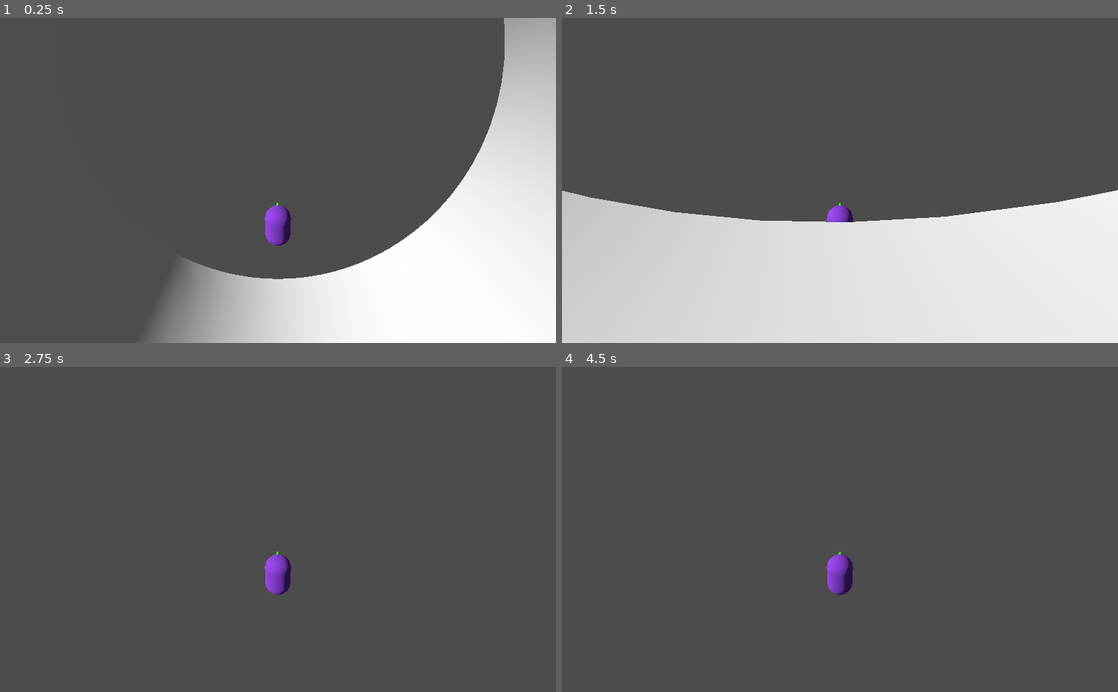
Above: before the commit, frames 1-4 (two rows, left to right).
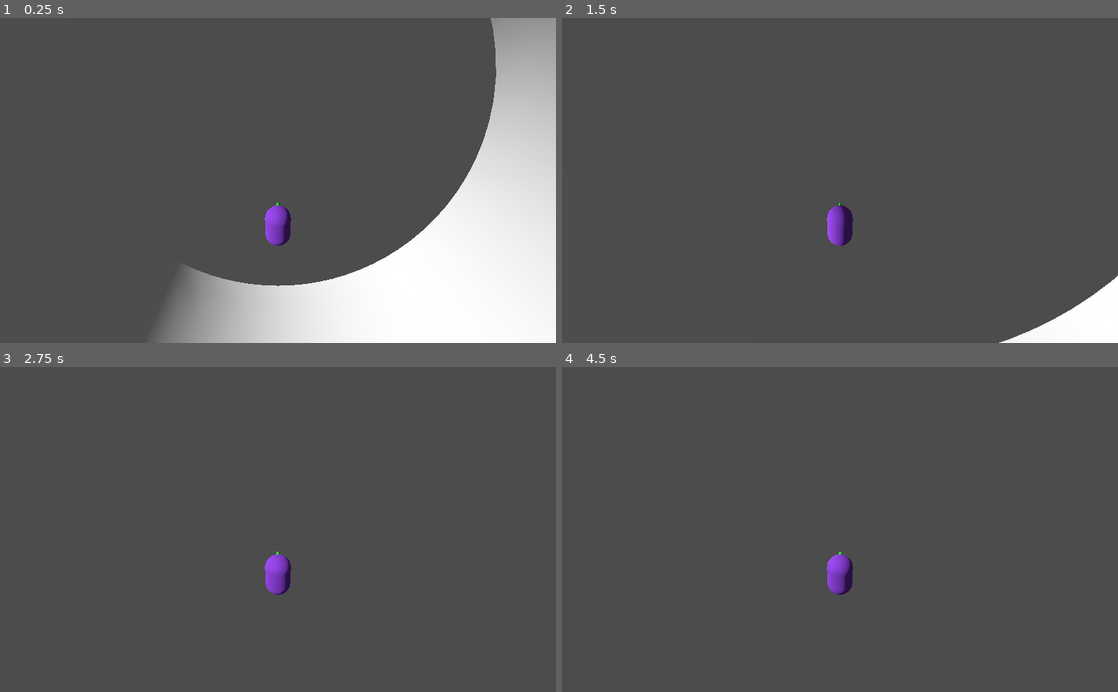
Above: after the commit, the same moments.

Repository: BlenderSleuth/NinePointEight_GodotTest
Game: Godot game, scene res://tests/cyl_grav.tscn
Two runs of this game, one before a commit and one after it. Both use one fixed random seed, a clock stepped at 60 frames per second and the inputs below. Before the commit the project has no main scene; this scene is started directly in both runs.
Inputs (mouse positions are in pixels of both pictures, inside the frame that each line leads up to):
- Up to frame 1 (0.25 s): no input
- Up to frame 2 (1.5 s): move the mouse to (867, 180) at 0.52 s; hold W (forward) from 0.53 s (still down); tap Space (ui_select) at 0.77 s; move the mouse to (812, 180) at 1.27 s
- Up to frame 3 (2.75 s): keep holding W (forward); tap Space (ui_select) at 1.52 s; move the mouse to (289, 523) at 2.02 s
- Up to frame 4 (4.5 s): keep holding W (forward); tap Enter at 2.75, 4.25 s; move the mouse to (834, 536) at 2.77 s; tap Space (ui_select) at 3.02, 3.5, 3.77 s; move the mouse to (878, 532) at 3.52 s; move the mouse to (795, 526) at 4.27 s

The runs differ from the first frame. In frame 1, 1.5% of the frame differs, in the area x 33-91%, y 0-83%; in frame 2, 39%, in the area x 0-100%, y 52-100%; in frame 3, less than 0.1%; in frame 4, less than 0.1%.

Commit message:
Updated to Godot 3.1.1, curve import from blender via mesh encoding

Diff:
--- a/levels/curve_gravity_tests/curve_planet.gd
+++ /dev/null
@@ -1 +0,0 @@
-extends Spatial
--- a/levels/gravity_tests/gravity_tests.tscn
+++ b/levels/gravity_tests/gravity_tests.tscn
@@ -22,6 +22,7 @@
 material/0 = ExtResource( 2 )
 
 [node name="sph01" parent="." index="1"]
+editor/display_folded = true
 transform = Transform( 1, 0, 0, 0, 1, 0, 0, 0, 1, 457.612, 81.6266, 126.277 )
 material/0 = ExtResource( 3 )
 
@@ -53,11 +54,7 @@
 centre_line_direction = Vector3( 1, 0, 0 )
 
 [node name="ground" parent="." index="4"]
-editor/display_folded = true
 material/0 = ExtResource( 2 )
-
-[node name="convcol" parent="ground" index="0"]
-editor/display_folded = true
 
 [node name="path01" parent="." index="5"]
 editor/display_folded = true
--- a/misc/scene_import.gd
+++ b/misc/scene_import.gd
@@ -1,125 +1,148 @@
 tool
 extends EditorScenePostImport
 
-## Debug print of edited node tree
-#func print_all_nodes(node: Node, level: int):
-#    var name := node.name
-#    var s = ""
-##warning-ignore:unused_variable
-#    for a in range(level):
-#        s += "  "
-#    print(s + name)
-#
-#    for child in node.get_children():
-#        print_all_nodes(child, level+1)
-#
-#
-#var scene: Node
-#
-#func setup_grav(node: Node) -> void:
-#    for child in node.get_children():
-#        setup_grav(child as Node)
-#
-#    if node.name.match("*-attract*"):
-#        node.set_script(Attractor)
-#        node.name = node.name.split(" ")[0]
-#
-#    # Create a gravity surface if required
-#    elif node.name.match("*-grav_definition*"):
-#
-#        # Create a gravity surface
-#        if node is MeshInstance:
-#            var grav_surface := SurfaceGravity.new()
-#            grav_surface.name = "grav_definition"
-#            grav_surface.mesh = node.mesh
-#            node.get_parent().add_child(grav_surface)
-#            grav_surface.set_owner(scene)
-#
-#        # Create a mathematically defined gravity field
-#        elif node is Spatial:
-#            if node.name.match("*-cylinder*"):
-#                # Cylindrical field
-#                var grav_cylinder := CylinderGravity.new()
-#                grav_cylinder.name = "grav_definition"
-#                grav_cylinder.transform.origin = (node as Spatial).transform.origin
-#                # Get vector point in orientation of cylinder, local coords
-#                var forward := (node as Spatial).transform.basis.xform(Vector3.FORWARD).normalized()
-#                grav_cylinder.centre_line_direction = forward
-#
-#                # If an inverted cylinder:
-#                if node.name.match("*-cylinder!*"):
-#                    grav_cylinder.inside = false
-#                else:
-#                    grav_cylinder.inside = true
-#
-#                node.get_parent().add_child(grav_cylinder)
-#                grav_cylinder.set_owner(scene)
-#            elif node.name.match("*-radial*"):
-#                # Radial field
-#                var grav_radial := RadialGravity.new()
-#                grav_radial.name = "grav_definition"
-#                grav_radial.transform.origin = (node as Spatial).transform.origin
-#                if node.name.match("*-radial!*"):
-#                    grav_radial.repel = true
-#                else:
-#                    grav_radial.repel = false
-#                node.get_parent().add_child(grav_radial)
-#                grav_radial.set_owner(scene)
-#            else:
-#                # Linear field
-#                var grav_linear := LinearGravity.new()
-#                grav_linear.name = "grav_definition"
-#                # Set direction based on node orientation
-#                grav_linear.direction = node.transform.basis.xform(Vector3.UP).normalized()
-#                node.get_parent().add_child(grav_linear)
-#                grav_linear.set_owner(scene)
-#
-#        # Don't need node now
-#        node.free()
-#
-#    # Option -grav is set, create a gravitational influence area
-#    elif node.name.match("*-grav_area*") and node is Spatial:
-#        # Create area
-#        var area := Area.new()
-#        area.name = "grav_influence"
-#
-#        area.transform = (node as Spatial).transform
-#
-#        if node is MeshInstance and area.scale != Vector3.ONE:
-#            print("WARNING: Area is scaled, please apply scale")
-#
-#        area.scale = Vector3.ONE
-#
-#        node.get_parent().add_child(area)
-#        area.set_owner(scene)
-#
-#        var collision_shape: Shape
-#
-#        if node is MeshInstance:
-#            # Always create convex shape, area doesn't work with concave under bullet physics
-#            collision_shape = (node as MeshInstance).mesh.create_convex_shape()
-#            #collision_shape = (node as MeshInstance).mesh.create_trimesh_shape()
-#        else:
-#            # If spatial, use a sphere area
-#            collision_shape = SphereShape.new()
-#            collision_shape.radius = (node as Spatial).scale.x
-#
-#        # Create collision shape
-#        var col := CollisionShape.new()
-#        col.name = "shape"
-#        col.shape = collision_shape
-#        area.add_child(col)
-#        col.set_owner(scene)
-#
-#        # Don't need mesh node now
-#        node.free()
+# Debug print of edited node tree
+func print_all_nodes(node: Node, level: int):
+    var name := node.name
+    var s = ""
+#warning-ignore:unused_variable
+    for a in range(level):
+        s += "  "
+    print(s + name)
+
+    for child in node.get_children():
+        print_all_nodes(child, level+1)
+
+
+var scene: Node
+
+func setup_grav(node: Node) -> void:
+    for child in node.get_children():
+        setup_grav(child as Node)
+
+    if node.name.match("*-attract*"):
+        node.set_script(Attractor)
+        node.name = node.name.split(" ")[0]
+
+    # Create a gravity definition
+    elif node.name.match("*-grav_definition*"):
+
+        if node is MeshInstance:
+            # Create a gravity surface
+            var grav_surface := SurfaceGravity.new()
+            grav_surface.name = "grav_definition"
+            grav_surface.mesh = node.mesh
+            node.get_parent().add_child(grav_surface)
+            grav_surface.set_owner(scene)
+
+        # Create a mathematically defined gravity field
+        elif node is Spatial:
+            if node.name.match("*-cylinder*"):
+                # Cylindrical field
+                var grav_cylinder := CylinderGravity.new()
+                grav_cylinder.name = "grav_definition"
+                grav_cylinder.transform.origin = (node as Spatial).transform.origin
+                # Get vector point in orientation of cylinder, local coords
+                var forward := (node as Spatial).transform.basis.xform(Vector3.FORWARD).normalized()
+                grav_cylinder.centre_line_direction = forward
+
+                # If an inverted cylinder:
+                if node.name.match("*-cylinder!*"):
+                    grav_cylinder.inside = false
+                else:
+                    grav_cylinder.inside = true
+
+                node.get_parent().add_child(grav_cylinder)
+                grav_cylinder.set_owner(scene)
+            elif node.name.match("*-radial*"):
+                # Radial field
+                var grav_radial := RadialGravity.new()
+                grav_radial.name = "grav_definition"
+                grav_radial.transform.origin = (node as Spatial).transform.origin
+                if node.name.match("*-radial!*"):
+                    grav_radial.repel = true
+                else:
+                    grav_radial.repel = false
+                node.get_parent().add_child(grav_radial)
+                grav_radial.set_owner(scene)
+            elif node.name.match("*-curve*"):
+                # Use a curve definition
+                var grav_curve := CurveGravity.new()
+                grav_curve.name = "grav_definition"
+                var curve := Curve3D.new()
+
+                var mesh_encoding := node.get_children()[0] as MeshInstance
+                var faces := mesh_encoding.mesh.get_faces()
+                for i in range(len(faces)/3):
+                    var l := faces[3*i+0]
+                    var r := faces[3*i+1]
+                    var c := faces[3*i+2]
+                    curve.add_point(c, l-c, r-c)
+
+                grav_curve.curve = curve
+                node.get_parent().add_child(grav_curve)
+                grav_curve.set_owner(scene)
+
+                var debug_path = Path.new()
+                debug_path.curve = curve
+                scene.add_child(debug_path)
+                debug_path.set_owner(scene)
+            else:
+                # Linear field
+                var grav_linear := LinearGravity.new()
+                grav_linear.name = "grav_definition"
+                # Set direction based on node orientation
+                grav_linear.direction = node.transform.basis.xform(Vector3.UP).normalized()
+                node.get_parent().add_child(grav_linear)
+                grav_linear.set_owner(scene)
+
+        # Don't need node now
+        node.free()
+
+    # Option -grav is set, create a gravitational influence area
+    elif node.name.match("*-grav_area*") and node is Spatial:
+        # Create area
+        var area := Area.new()
+        area.name = "grav_influence"
+
+        area.transform = (node as Spatial).transform
+
+        if node is MeshInstance and area.scale != Vector3.ONE:
+            print("WARNING: Area is scaled, please apply scale")
+
+        area.scale = Vector3.ONE
+
+        node.get_parent().add_child(area)
+        area.set_owner(scene)
+
+        var collision_shape: Shape
+
+        if node is MeshInstance:
+            # Always create convex shape, area doesn't work with concave under bullet physics
+            collision_shape = (node as MeshInstance).mesh.create_convex_shape()
+            #collision_shape = (node as MeshInstance).mesh.create_trimesh_shape()
+        else:
+            # If spatial, use a sphere area
+            collision_shape = SphereShape.new()
+            collision_shape.radius = (node as Spatial).scale.x
+
+        # Create collision shape
+        var col := CollisionShape.new()
+        col.name = "shape"
+        col.shape = collision_shape
+        area.add_child(col)
+        col.set_owner(scene)
+
+        # Don't need mesh node now
+        node.free()
 
 
 func post_import(scene: Object) -> Object:
-    # self.scene = scene
+    self.scene = scene
 
-    # setup_grav(scene as Node)
+    setup_grav(scene as Node)
+    print("hi")
 
-    # print_all_nodes(scene, 0)
+    #print_all_nodes(scene, 0)
 
     return scene
--- a/objects/gravity/attractor.gd
+++ b/objects/gravity/attractor.gd
@@ -27,19 +27,17 @@
 ## Area signals
 
 func area_entered(area: Area) -> void:
-    pass
     # If it's the player, set the attractor
-    #if area == PlayerData.get_player_grav_centre():
-    #    PlayerData.get_player().attractor = self
+    if area == PlayerData.get_player_grav_centre():
+        PlayerData.get_player().attractor = self
 
 
 func area_exited(area: Area) -> void:
-    pass
     # If it's the player, revert to defined attractor or default
-    #if area == PlayerData.get_player_grav_centre():
-     #   var player = PlayerData.get_player()
-      #  if player.attractor == self:
-       #     player.attractor = revert_attractor_node # null (default) or defined attractor
+    if area == PlayerData.get_player_grav_centre():
+        var player = PlayerData.get_player()
+        if player.attractor == self:
+            player.attractor = revert_attractor_node # null (default) or defined attractor
 
 
 
--- /dev/null
+++ b/objects/gravity/definitions/curve_gravity.gd
@@ -0,0 +1,8 @@
+extends GravityDefinition
+
+class_name CurveGravity
+
+export (Curve3D) var curve: Curve3D
+
+func get_gravity_direction(player_transform: Transform) -> Vector3:
+    return Vector3.ZERO
--- a/objects/player/player.tscn
+++ b/objects/player/player.tscn
@@ -27,7 +27,7 @@
 "player",
 ]]
 transform = Transform( 1, 0, 0, 0, 1, 0, 0, 0, 1, 0, 3.5, 0 )
-collision/safe_margin = 0.01
+collision/safe_margin = 0.1
 script = ExtResource( 1 )
 
 [node name="shape" type="CollisionShape" parent="."]
--- a/objects/singletons/main.gd
+++ b/objects/singletons/main.gd
@@ -1,6 +1,7 @@
 extends Node
 
 func _ready() -> void:
-    var screen_size = OS.get_screen_size(OS.current_screen)
-    var window_size = OS.window_size
-    OS.window_position = screen_size*0.5 - window_size*0.5 - Vector2(OS.get_screen_size(0).x, 0)
+    #var screen_size = OS.get_screen_size(OS.current_screen)
+    #var window_size = OS.window_size
+    #OS.window_position = screen_size*0.5 - window_size*0.5 - Vector2(OS.get_screen_size(0).x, 0)
+    pass
--- a/project.godot
+++ b/project.godot
@@ -13,6 +13,11 @@
 "class": "Attractor",
 "language": "GDScript",
 "path": "res://objects/gravity/attractor.gd"
+}, {
+"base": "GravityDefinition",
+"class": "CurveGravity",
+"language": "GDScript",
+"path": "res://objects/gravity/definitions/curve_gravity.gd"
 }, {
 "base": "GravityDefinition",
 "class": "CylinderGravity",
@@ -46,6 +51,7 @@
 } ]
 _global_script_class_icons={
 "Attractor": "res://misc/icons/icon_attractor.svg",
+"CurveGravity": "",
 "CylinderGravity": "res://misc/icons/icon_grav_surface.svg",
 "GravityDefinition": "",
 "LinearGravity": "res://misc/icons/icon_grav_linear.svg",
@@ -57,14 +63,31 @@
 [application]
 
 config/name="NinePointEight"
-run/main_scene="res://dummy.tscn"
+run/main_scene="res://levels/gravity_tests/gravity_tests.tscn"
 config/icon="res://icon.png"
+
+[autoload]
+
+Main="*res://objects/singletons/main.gd"
+PlayerData="*res://objects/singletons/player_data.gd"
 
 [debug]
 
 gdscript/completion/autocomplete_setters_and_getters=true
 gdscript/warnings/unused_argument=false
 gdscript/warnings/integer_division=false
+
+[display]
+
+window/dpi/allow_hidpi=true
+
+[editor]
+
+convert_text_resources_to_binary_on_export=true
+
+[gui]
+
+theme/use_hidpi=true
 
 [importer_defaults]
 
@@ -1119,6 +1142,7 @@
 "nodes/root_type": "Spatial",
 "nodes/storage": 0
 }
+size/borderless=false
 
 [input]
 
@@ -1147,3 +1171,14 @@
 
 name_num_separator=2
 name_casing=2
+
+[physics]
+
+3d/physics_engine="Bullet"
+3d/default_gravity=0.0
+3d/default_gravity_vector=Vector3( 0, 0, 0 )
+
+[rendering]
+
+environment/default_clear_color=Color( 0.301961, 0.301961, 0.301961, 1 )
+environment/default_environment="res://env/default.tres"
Binary file changed: levels/curve_gravity_tests/curve_gravity_tests.glb
Binary file removed: tests/curve_planet.glb
Not shown, removed: tests/curve_planet.glb.import
Not shown, changed: levels/curve_gravity_tests/curve_gravity_tests.blend
Not shown, changed: levels/gravity_tests/gravity_tests.blend
